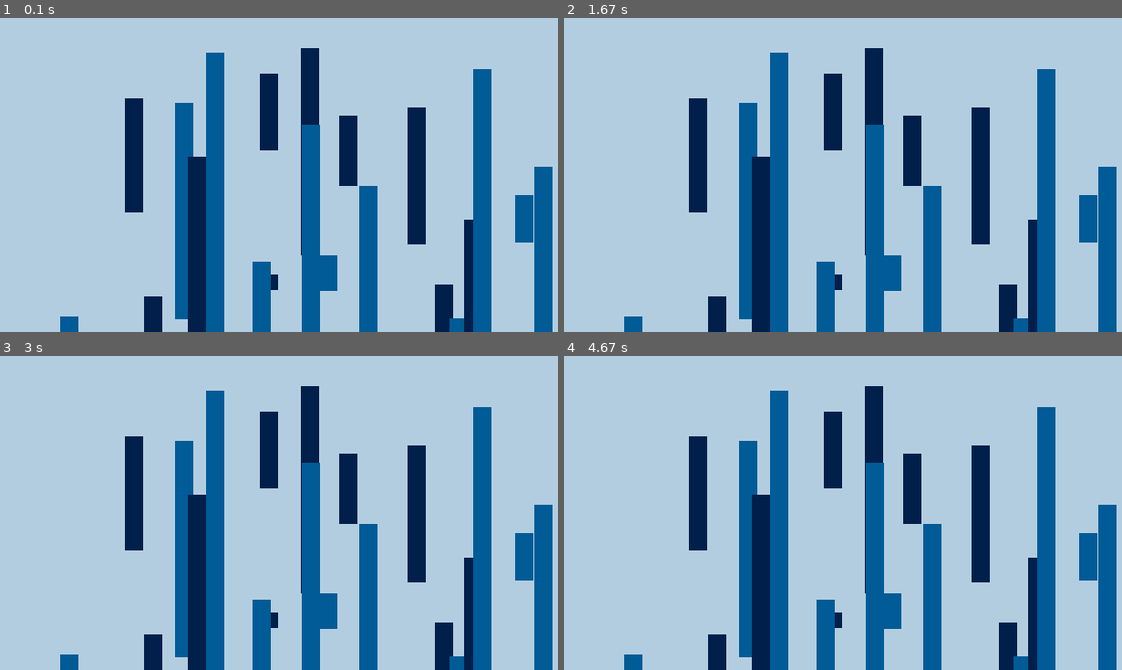
Above: before the commit, frames 1-4 (two rows, left to right).
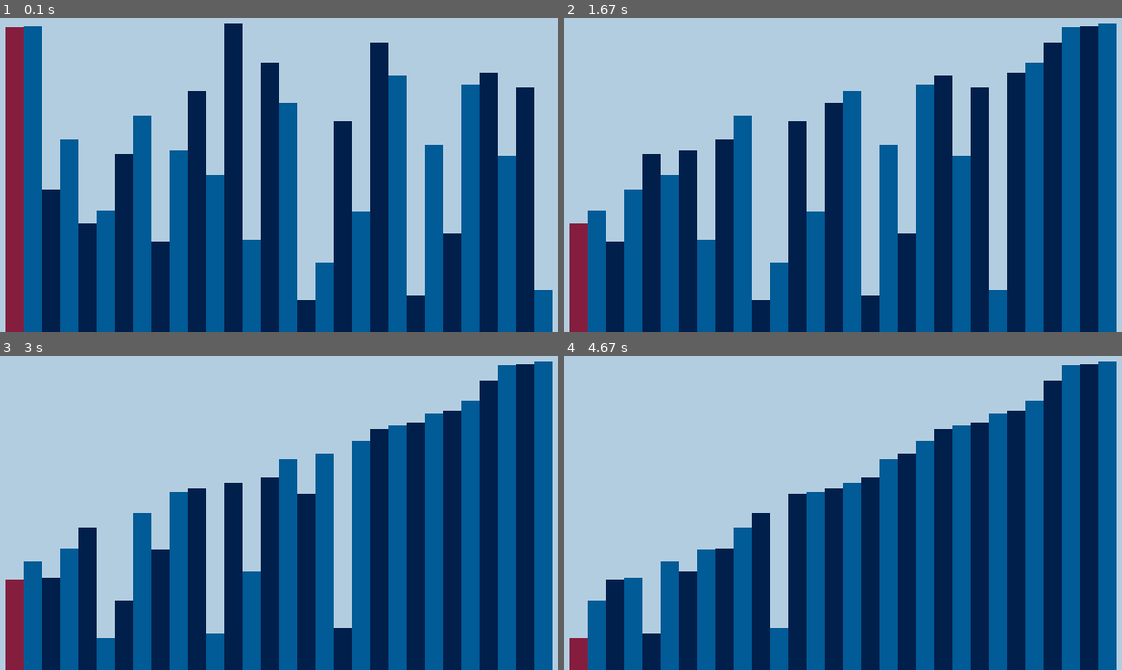
Above: after the commit, the same moments.

Repository: TaylorTurnerIT/PyGame---Storting-Algorithm-Visualizer
Game: pygame game, started from driver.py
Two runs of this game, one before a commit and one after it. Both use one fixed random seed, a clock stepped at 60 frames per second and the inputs below.
Inputs:
- Up to frame 1 (0.1 s): no input
- Up to frame 2 (1.67 s): no input
- Up to frame 3 (3 s): no input
- Up to frame 4 (4.67 s): no input

The runs differ from the first frame. In frame 1, 54% of the frame differs, in the area x 0-100%, y 1-100%; in frame 2, 54%; in frame 3, 52%; in frame 4, 52%.

Commit message:
Mission complete. TODO: Make TODO list

Diff:
--- a/driver.py
+++ b/driver.py
@@ -28,80 +28,88 @@
 pygame.display.set_caption("Sorting Algorithm Visualizer")
 exit = False
 
+# SORTING VARIABLES
+ghost = 0
+swapped = True
+
 # RECTANGLE OBJECT DECLARATION
 class RectangleList:
-    rectangles = [] # Array of rectangle objects
+    rectangles = [] # List of rectangle objects
     size = 20 # The number of pixels wide the rectangles will be when displayed
     countMax = floor((canvasSize[0]-(size*2))/size) # Takes the size of the window, add a buffer of 40 to leave a blank space at the first and last rectangle slot
     count = countMax # The number of rectangles, provided if you want less than the max
     randomHeightMin = 20 # The minimum height each rectangle can be. Technically this can cause problems if the window is smaller than 20 pixels, but that
     randomHeightMax = floor((canvasSize[1]-max(10, size))) # The maximum height based on the size of the window. This allows this program to run on any computer and still work
     swapped = False
+    stepTime = 250 # Time between each step in miliseconds
 
-    def swapHeight(arr, i, j):
+    def __init__(self):
+        pygame.time.set_timer(pygame.USEREVENT, self.stepTime) # Sends the userevent to trigger sorting every self.stepTime miliseconds
+        if self.count > self.countMax: # If the rectangle count is too high, this will overwrite it with the maximum. Doesn't do much for now, added for future use. TODO: Add a slider or button to increase scale during runtime.
+            self.count = self.count
+        # Adds the rectangles to the rectangle[] list
+        for x in range(0, self.count):
+            randHeight = random.randrange(10, self.randomHeightMax)
+            self.rectangles.append(pygame.Rect(self.size*(x+1), canvasSize[1]-randHeight,self.size,randHeight))
+
+    # Swaps the height and y position of two rectangles. It DOES NOT change the index different points are stored at
+    def swap(self, arr, i, j):
         # Swap the heights of two elements
         temp = arr[i].height
         arr[i].height = arr[j].height
         arr[j].height = temp
 
+        # Swaps the y position of the cubes, allowing them to be properly oriented.
+        temp = arr[i].top
+        arr[i].top = arr[j].top
+        arr[j].top = temp
 
-        arr[i].move_ip(arr[j].height-arr[i].height, 0)
+    def draw(self,canvas):
+        for count in range(0, self.count):
+            currentRect = self.rectangles[count]
 
-rect = RectangleList # Declare rect as the Rectangle object
+            if count == ghost:
+                pygame.draw.rect(canvas, "#851e3e", currentRect) # Draws red
+                continue
+            if count % 2 == 0:
+                pygame.draw.rect(canvas, "#011f4b", currentRect) # Draws blue1 on even count rects
+            else:
+                pygame.draw.rect(canvas, "#005b96", currentRect) # Draws blue2 on odd count rects
 
-if rect.count > rect.countMax: # If the rectangle count is too high, this will overwrite it with the maximum. Doesn't do much for now, added for future use. TODO: Add a slider or button to increase scale during runtime.
-    rect.count = rect.count
+    # COCKTAIL SHAKER SORTING ALGORITHM
+    def sort(self):
+        swapped = True
+        if swapped: # If swapped is true (indicating the previous iteration has caused a swap)
+            swapped = False
+            for x in range(0, self.count - 1):
+                ghost = x
+                self.draw(canvas)
+                if self.rectangles[x].height > self.rectangles[x+1].height:
+                    self.swap(self.rectangles, x, x+1)
+                    swapped = True
+            if swapped:
+                swapped = False
+                for y in range(self.count - 1, 0):
+                    ghost = y
+                    self.draw(canvas)
+                    if self.rectangles[y].height > self.rectangles[y+1].height:
+                        self.swap(self.rectangles, y, y+1)
+                        swapped = True
 
-# Adds the rectangles to the rectangle[] list
-for x in range(0, rect.count):
-    randHeight = random.randrange(10, rect.randomHeightMax)
-    rect.rectangles.append(pygame.Rect(rect.size*(x+1), canvasSize[1]-randHeight,rect.size,randHeight))
-
-# SORTING VARIABLES
-ghost = 0
-swapped = True
-
+rect = RectangleList() # Declare rect as the Rectangle object
 
 while not exit:
     for event in pygame.event.get():
         if event.type == pygame.QUIT:
             exit = True
-    canvas.fill("#b3cde0")
-
-    # COCKTAIL SHAKER SORTING ALGORITHM
-    if swapped: # If swapped is true (indicating the previous iteration has caused a swap)
-        swapped = False
-        for x in range(0, rect.count - 1):
-            ghost = x
-            if rect.rectangles[x].height > rect.rectangles[x+1].height:
-                rect.swapHeight(rect.rectangles, x, x+1)
-
-                swapped = True
-        if not swapped:
-            break
-        swapped = False
-        for y in range(rect.count - 1, 0):
-            ghost = y
-            if rect.rectangles[y].height > rect.rectangles[y+1].height:
-                rect.swapHeight(rect.rectangles, y, y+1)
-                swapped = True
-
-    for count in range(0, rect.count):
-        currentRect = rect.rectangles[count]
-
-        if count == ghost:
-            pygame.draw.rect(canvas, "#851e3e", currentRect) # Draws red
-            continue
-        if count % 2 == 0:
-            pygame.draw.rect(canvas, "#011f4b", currentRect) # Draws blue1 on even count rects
-        else:
-            pygame.draw.rect(canvas, "#005b96", currentRect) # Draws blue2 on odd count rects
-    #ghost += 1 # Iterates the ghost to the next rect
-    #ghost %= rect.count # This bounds the "ghost" to repeat at the beginning of the list when it reaches the end
+        if event.type == pygame.USEREVENT:
+            rect.sort()
 
 
+    canvas.fill("#b3cde0")
+    rect.draw(canvas)
+    pygame.display.update()
 
-    pygame.display.update()
 
 
     # deltaTime in seconds.
